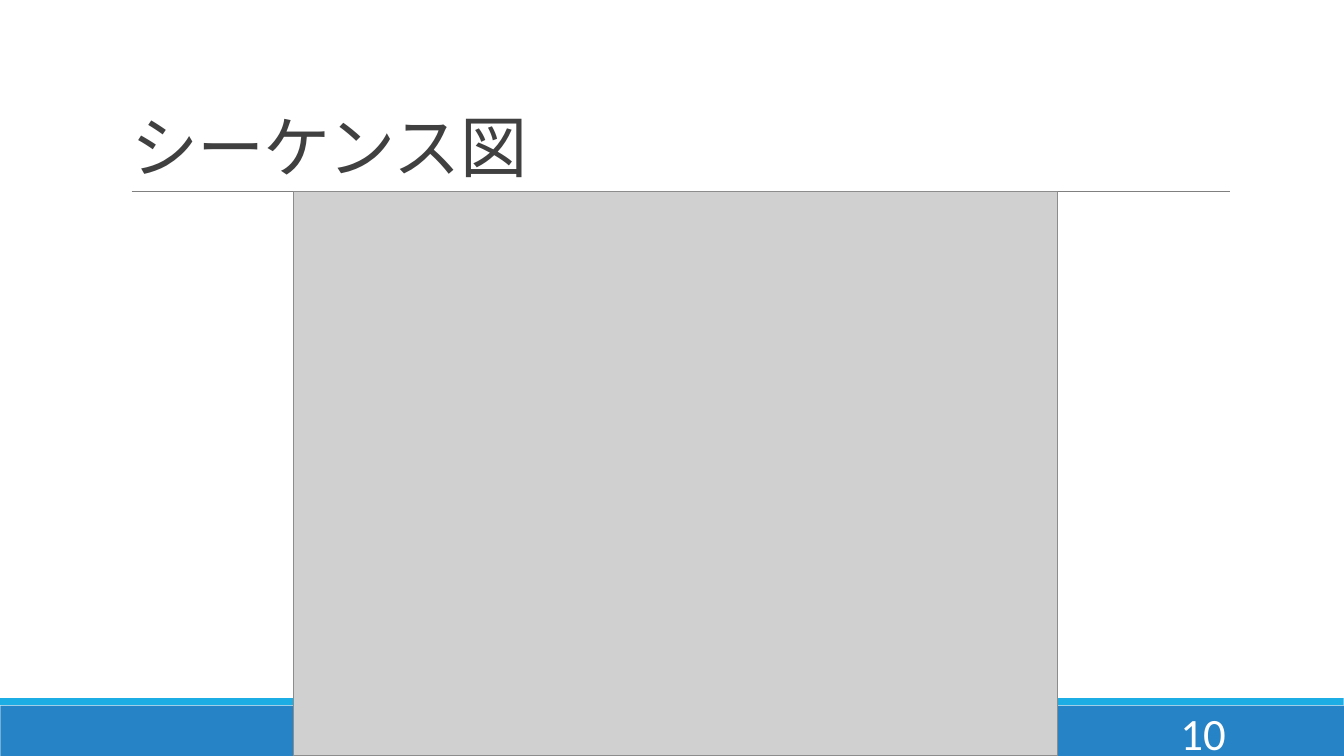
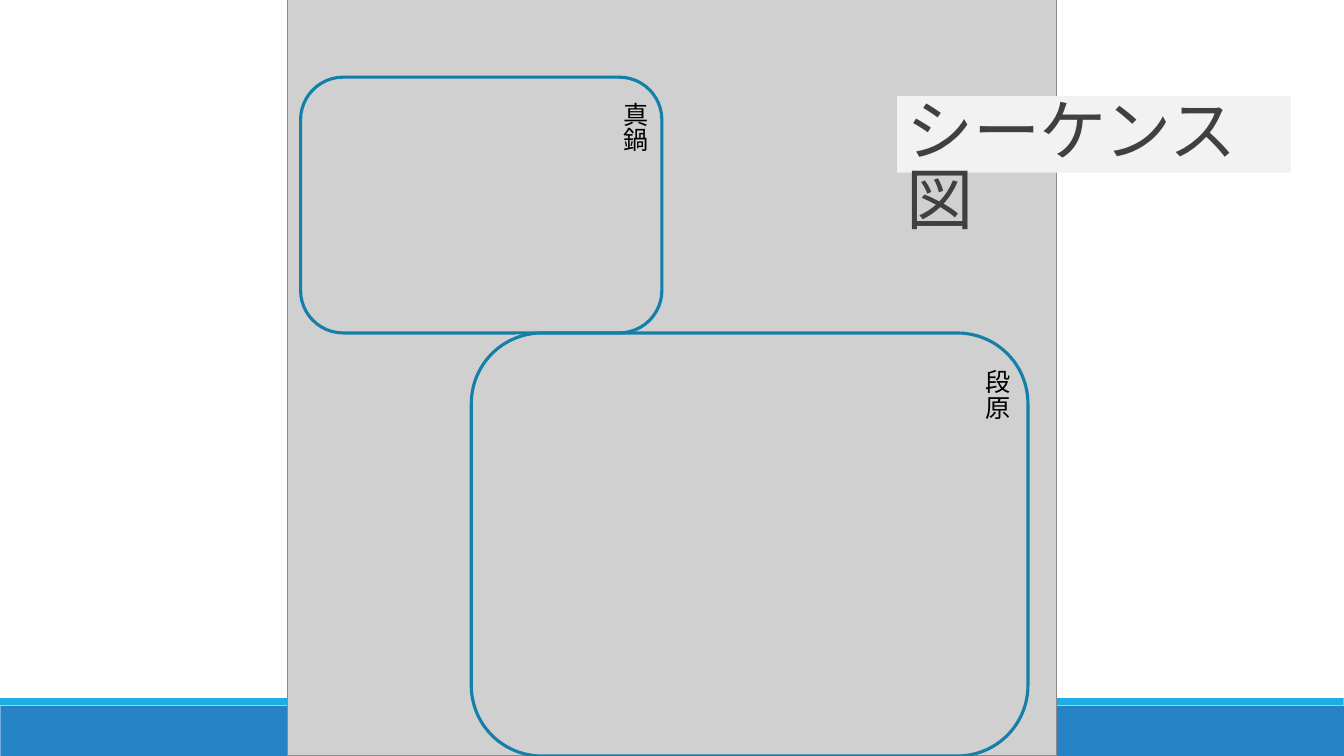
Before and after one commit to DJ956/YoloBarcodeReader, a slide deck: slide 11 of プレゼン/enpit.pptx. Drawn at 1344x756 pixels with LibreOffice and Linux fonts; fonts in the diff are those of the drawing; grey boxes stand for pictures. Boxes give left, top, right and bottom in pixels: in the first picture for what was removed or moved away, otherwise in the second. Text is boxed around its words. In the diff, an @@ line names an element or a change of style, - is before the commit and + after.

```diff
--- a/プレゼン/enpit.pptx
+++ b/プレゼン/enpit.pptx
@@ picture: place and size @@
-picture at <box>293,192,1058,756</box>
+picture at <box>287,0,1057,756</box>
@@ rounded rectangle added at <box>300,78,661,334</box>, outline #1580A9 2.25 pt @@
@@ rectangle "シーケンス図": place and size @@
-rectangle "シーケンス図" at <box>131,118,527,177</box>
+rectangle "シーケンス図" at <box>897,96,1292,172</box>
@@ rectangle "シーケンス図" at <box>897,96,1292,172</box>: vertical alignment bottom to top; fill none to #F2F2F2 @@
@@ text added at <box>623,102,648,151</box>, 18 pt, text #000000 @@
+真鍋
@@ line removed from (132, 192) to (1231, 192) @@
@@ rounded rectangle added at <box>472,333,1028,756</box>, outline #1580A9 2.25 pt @@
@@ text added at <box>985,370,1010,419</box>, 18 pt, text #000000 @@
+段原
@@ page number removed at <box>1180,721,1225,751</box> @@
-10
```
Also in this commit, not shown: 7 other slides changed.
